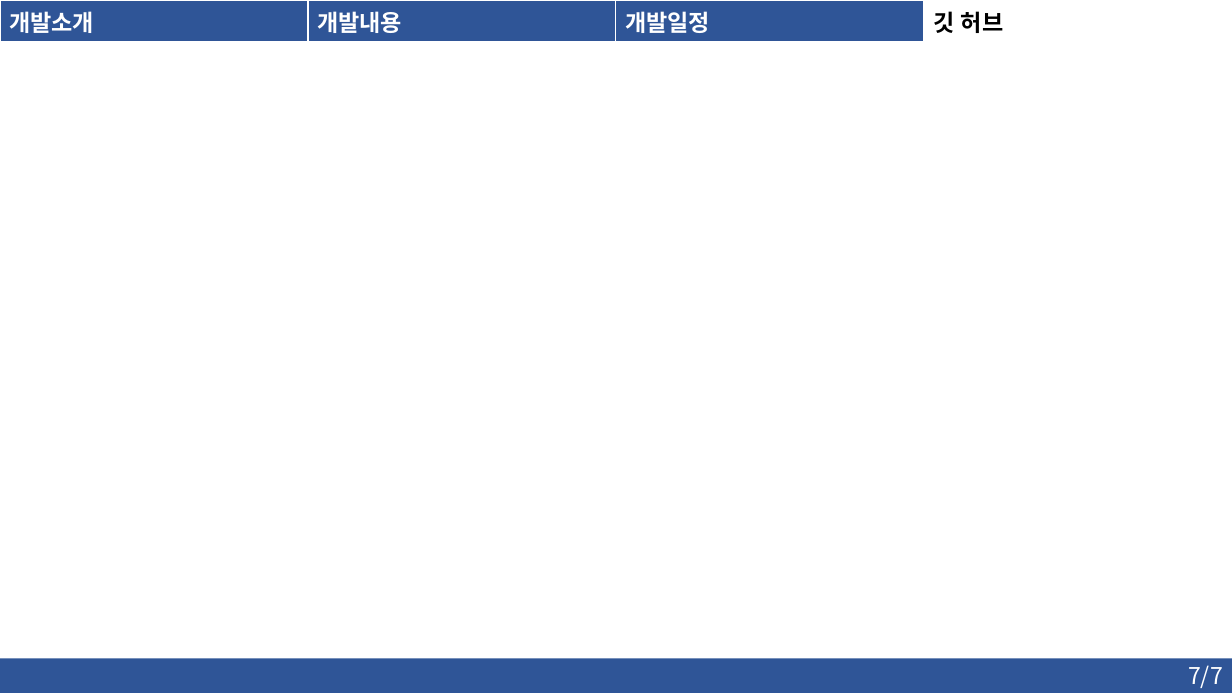
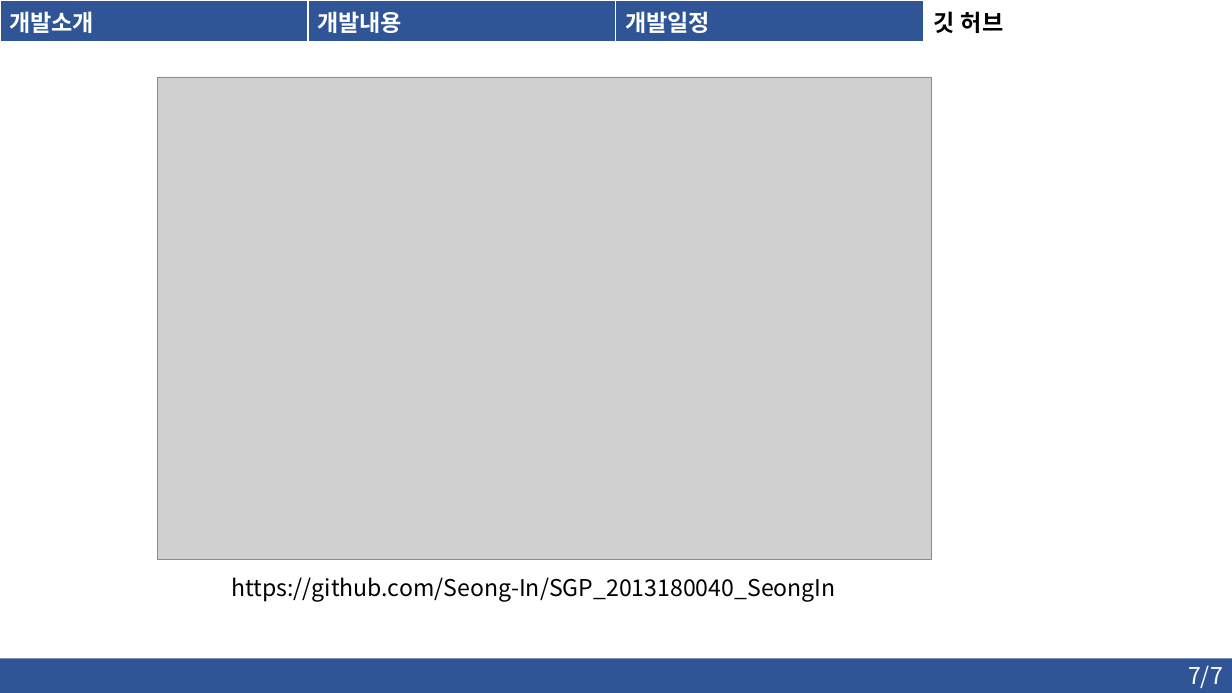
Before and after one commit to Seong-In/SGP_2013180040_SeongIn, a slide deck: slide 9 of SeongIn/20180040_지성인_스마트폰게임프로그래밍_기획.pptx. Drawn at 1232x693 pixels with LibreOffice and Linux fonts; fonts in the diff are those of the drawing; grey boxes stand for pictures. Boxes give left, top, right and bottom in pixels: in the first picture for what was removed or moved away, otherwise in the second. Text is boxed around its words. In the diff, an @@ line names an element or a change of style, - is before the commit and + after.

```diff
--- a/SeongIn/20180040_지성인_스마트폰게임프로그래밍_기획.pptx
+++ b/SeongIn/20180040_지성인_스마트폰게임프로그래밍_기획.pptx
@@ picture added at bbox=[158, 77, 932, 560] @@
@@ text added at bbox=[231, 577, 835, 602], 18 pt, text #000000 @@
+https://github.com/Seong-In/SGP_2013180040_SeongIn
```
